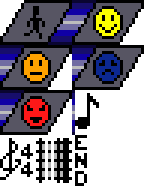
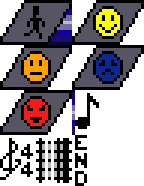
Revision of a layered 144px x 186px image; what changed, layer by layer:
painted on "happy_ui_tip" over [72, 0, 96, 36]
painted on "content_ui_tip" over [0, 45, 24, 81]
painted on "sad_ui_tip" over [72, 45, 96, 81]
painted on "angry_ui_tip" over [0, 90, 24, 126]
